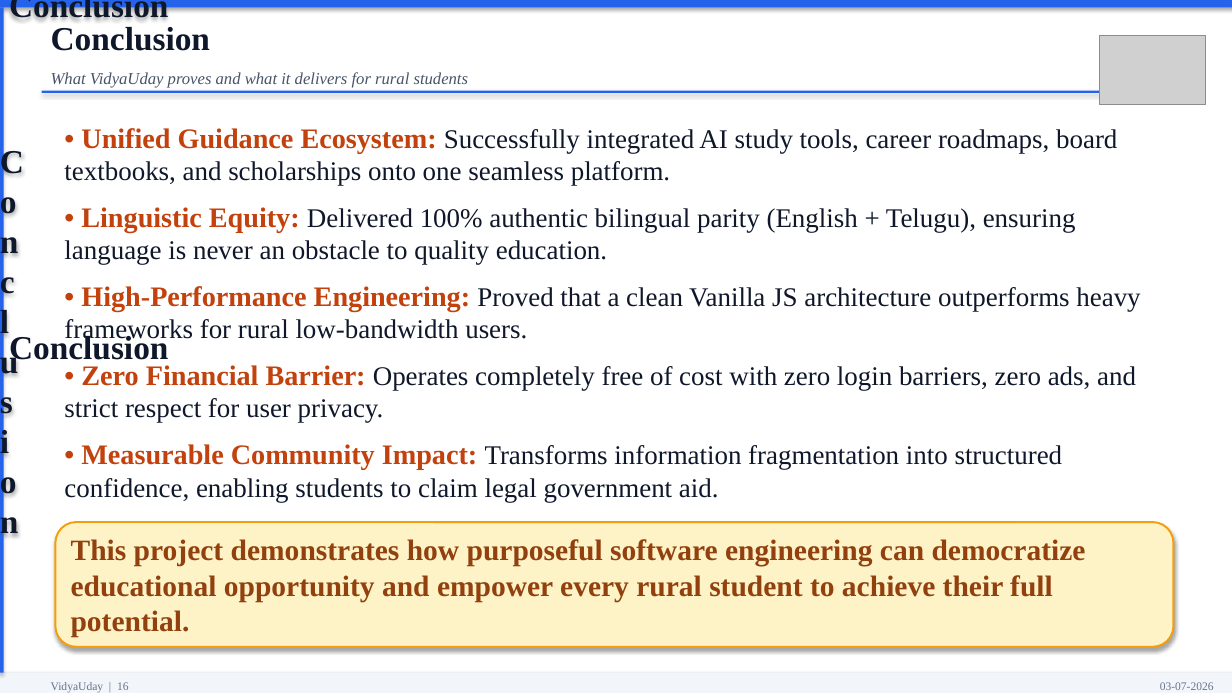
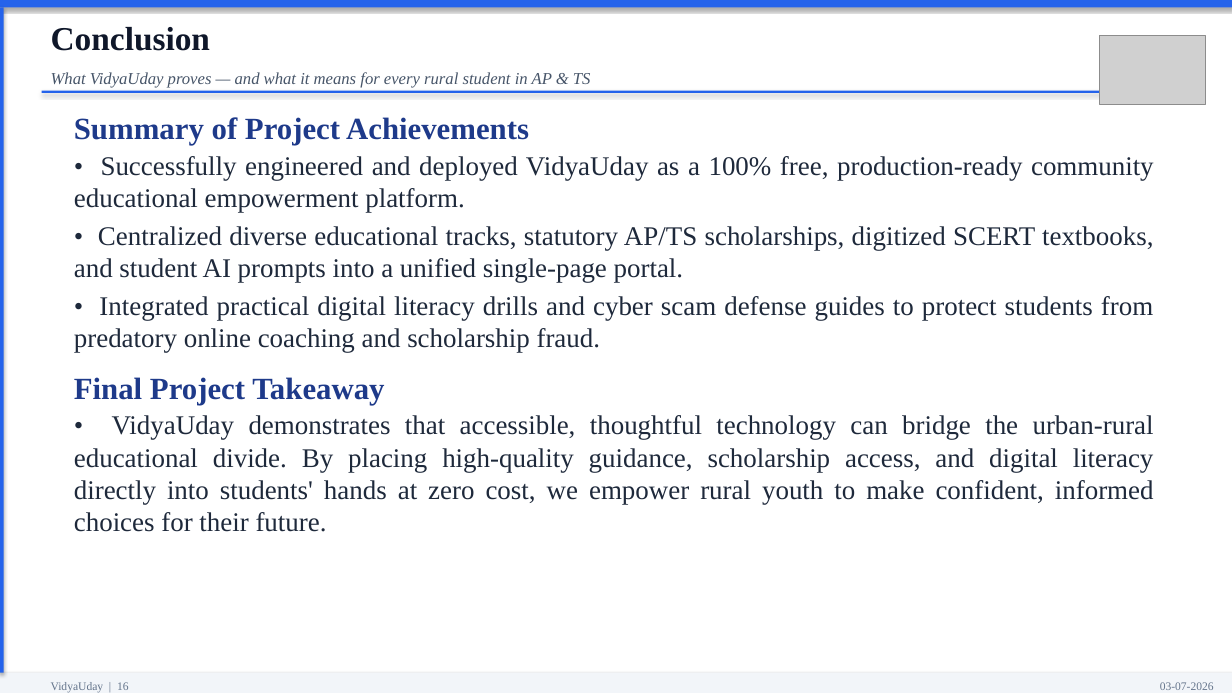
Before and after one commit to ramanakalisetty638-web/VidyaUday, a slide deck: slide 16 of VidyaUday_Official_Review_Presentation.pptx. Drawn at 1232x693 pixels with LibreOffice and Linux fonts; fonts in the diff are those of the drawing; grey boxes stand for pictures. Boxes give left, top, right and bottom in pixels: in the first picture for what was removed or moved away, otherwise in the second. Text is boxed around its words. In the diff, an @@ line names an element or a change of style, - is before the commit and + after.

Commit message:
Fix PPT: eliminate duplicate text, align and justify all slides, clean template borders, 4 screenshots grid

```diff
--- a/VidyaUday_Official_Review_Presentation.pptx
+++ b/VidyaUday_Official_Review_Presentation.pptx
@@ text in rectangle at <box>0,0,1232,693</box>: text removed @@
-Conclusion
@@ text in rectangle at <box>9,0,168,23</box>: text removed @@
-Conclusion
@@ text "Conclusion" at <box>51,27,210,51</box>: less space between paragraphs @@
@@ text at <box>51,72,591,87</box>: text changed @@
-What VidyaUday proves and what it delivers for rural students
+What VidyaUday proves — and what it means for every rural student in AP & TS
@@ text at <box>74,117,1154,532</box>: text changed; text colour #0F172A to #1E293B @@
-• Unified Guidance Ecosystem: Successfully integrated AI study tools, career roadmaps, board textbooks, and scholarships onto one seamless platform.
-• Linguistic Equity: Delivered 100% authentic bilingual parity (English + Telugu), ensuring language is never an obstacle to quality education.
-• High-Performance Engineering: Proved that a clean Vanilla JS architecture outperforms heavy frameworks for rural low-bandwidth users.
-• Zero Financial Barrier: Operates completely free of cost with zero login barriers, zero ads, and strict respect for user privacy.
-• Measurable Community Impact: Transforms information fragmentation into structured confidence, enabling students to claim legal government aid.
+Summary of Project Achievements
+• Successfully engineered and deployed VidyaUday as a 100% free, production-ready community educational empowerment platform.
+• Centralized diverse educational tracks, statutory AP/TS scholarships, digitized SCERT textbooks, and student AI prompts into a unified single-page portal.
+• Integrated practical digital literacy drills and cyber scam defense guides to protect students from predatory online coaching and scholarship fraud.
+Final Project Takeaway
+• VidyaUday demonstrates that accessible, thoughtful technology can bridge the urban-rural educational divide. By placing high-quality guidance, scholarship access, and digital literacy directly into students' hands at zero cost, we empower rural youth to make confident, informed choices for their future.
@@ rounded rectangle removed at <box>55,522,1174,647</box> @@
-This project demonstrates how purposeful software engineering can democratize educational opportunity and empower every rural student to achieve their full potential.
```
Also in this commit, not shown: 15 other slides changed, 1 slide added, 1 slide removed, 1 other file.
